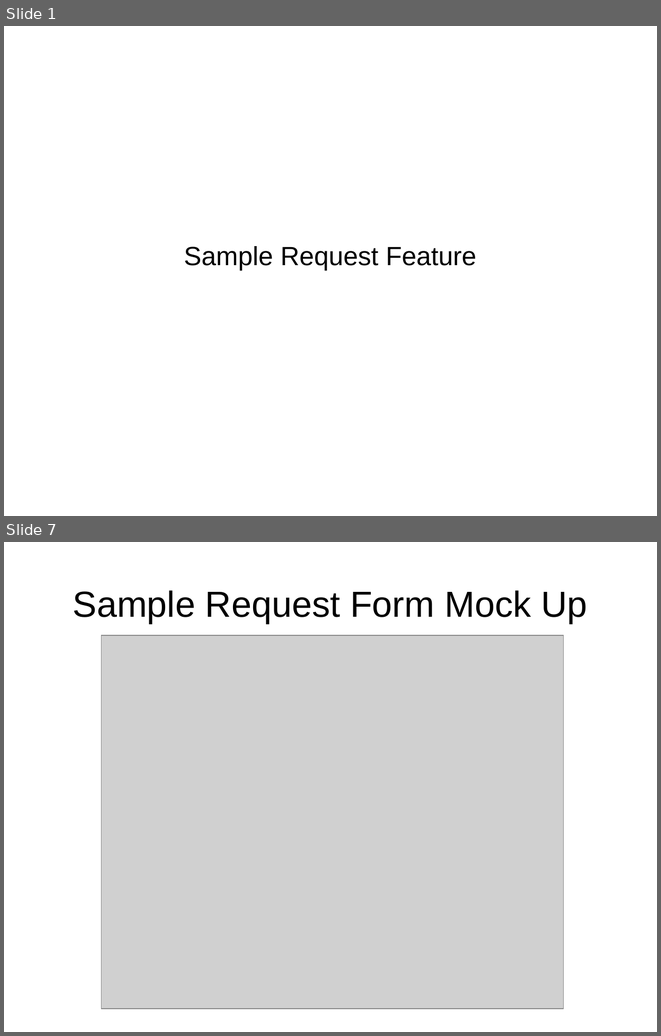
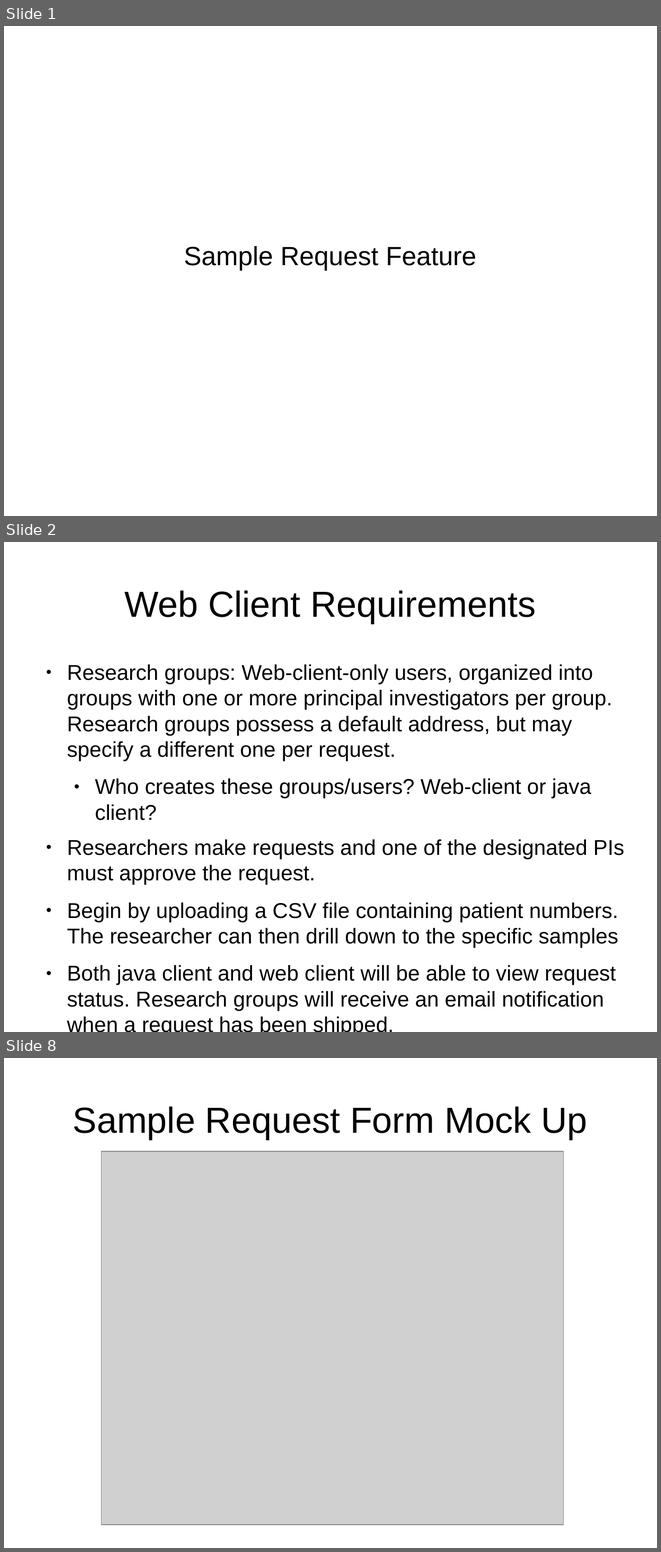
Before and after one commit to CBSR-Biobank/biobank, a slide deck: docs/sampleRequestFlowcharts.odp. Shown one above the other, each under a label of ours: slides 1 and 7 before the commit, slides 1, 2 and 8 after it; the slides between them are not shown. The pictures are 661x1036 and 661x1552 pixels, drawn with LibreOffice and Linux fonts; fonts in the diff are those of the drawing; grey boxes stand for pictures. Boxes give left, top, right and bottom in pixels: in the first picture for what was removed or moved away, otherwise in the second. Text is boxed around its words. In the diff, an @@ line names an element or a change of style, - is before the commit and + after.

```diff
--- a/docs/sampleRequestFlowcharts.odp
+++ b/docs/sampleRequestFlowcharts.odp
@@ slide 2 added at bbox=[4, 542, 657, 1032], background #FFFFFF @@
@@ title added at bbox=[124, 590, 536, 623], 44 pt, text #000000 @@
+Web Client Requirements
@@ text added at bbox=[67, 664, 624, 1011], 26 pt, text #000000 @@
+● Research groups: Web-client-only users, organized into groups with one or more principal investigators per group. Research groups possess a default address, but may specify a different one per request.
+  ● Who creates these groups/users? Web-client or java client?
+● Researchers make requests and one of the designated PIs must approve the request.
+● Begin by uploading a CSV file containing patient numbers. The researcher can then drill down to the specific samples
+● Both java client and web client will be able to view request status. Research groups will receive an email notification when a request has been shipped.
@@ what was slide 7 is now slide 8 @@
```
Also in this commit, not shown: 8 slides changed.
